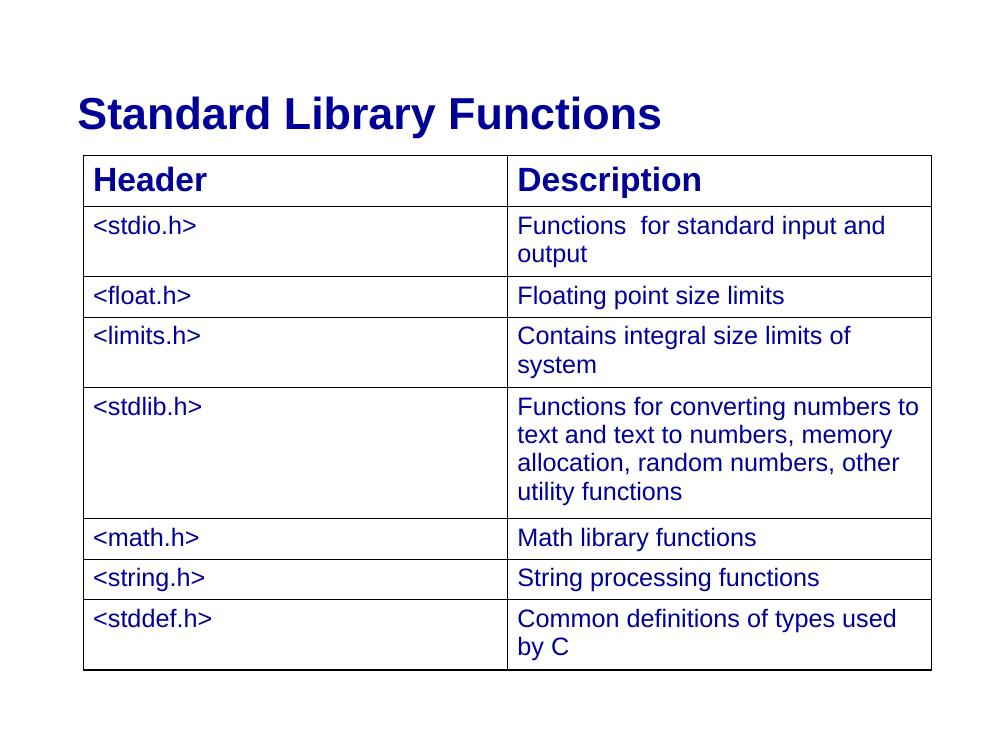
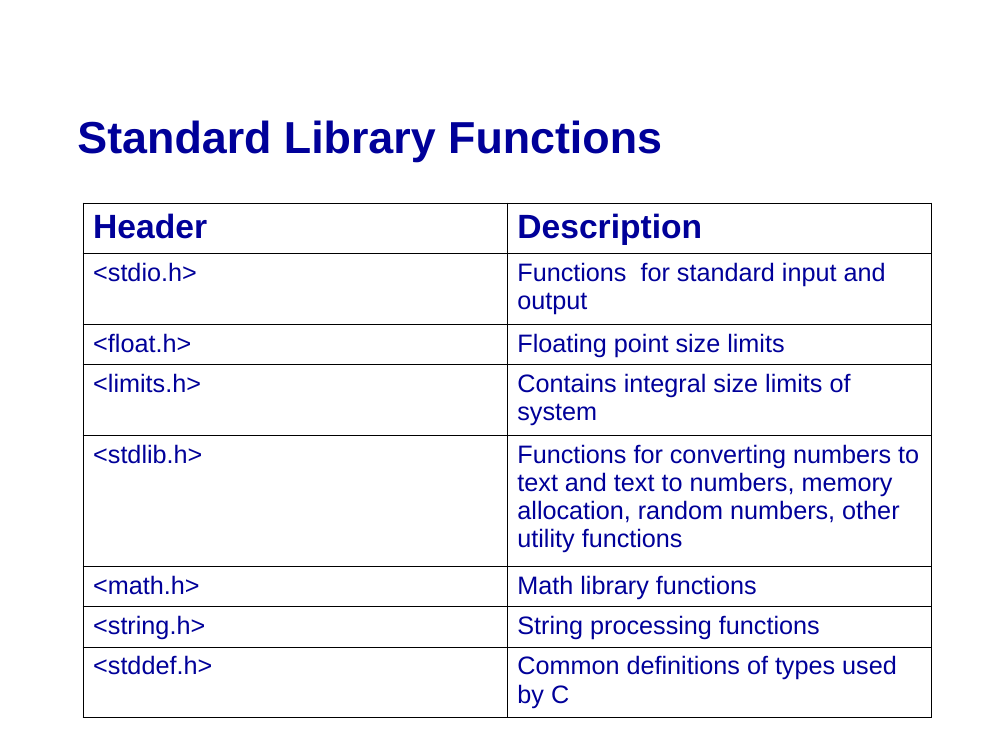
Before and after one commit to mikeg64/iome, a slide deck: slide 3 of src/examples/course/c/presentation/IntrotoC2.ppt. Drawn at 1008x756 pixels with LibreOffice and Linux fonts; fonts in the diff are those of the drawing; background and template pictures are left out. Boxes give left, top, right and bottom in pixels: in the first picture for what was removed or moved away, otherwise in the second. Text is boxed around its words. In the diff, an @@ line names an element or a change of style, - is before the commit and + after.

```diff
--- a/src/examples/course/c/presentation/IntrotoC2.ppt
+++ b/src/examples/course/c/presentation/IntrotoC2.ppt
@@ title "Standard Library Functions": place and size @@
-title "Standard Library Functions" at (77,96,662,138)
+title "Standard Library Functions" at (77,120,662,162)
@@ table: place and size @@
-table at (84,156,932,670)
+table at (84,204,932,718)
```
Also in this commit, not shown: 10 other slides changed.
